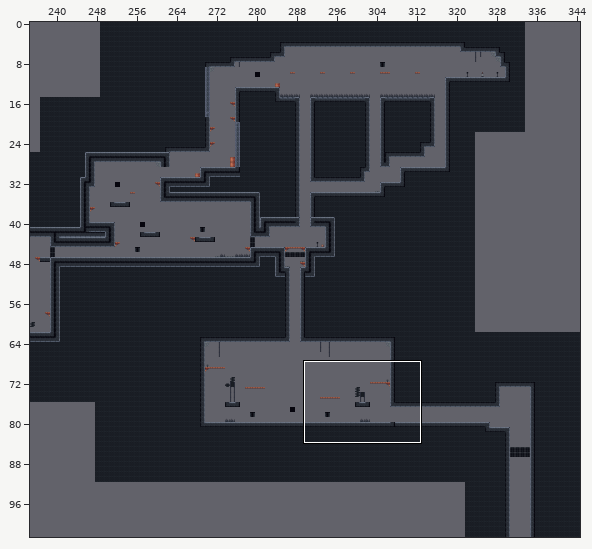
Tiled map, stored at levels/level_data/boss_room.tmx. Above: a wide view before the commit, with the close-up outlined.
Close-up. Old version:
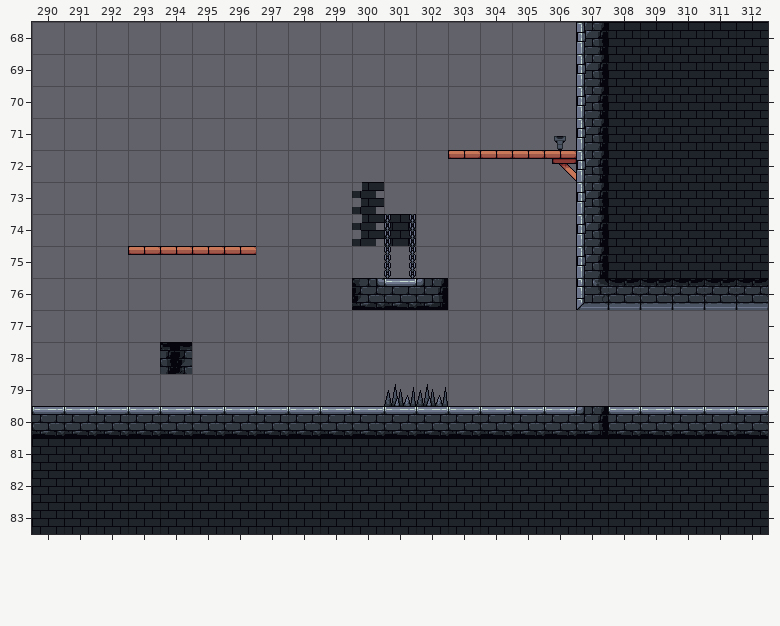
Cells are 32x32 px. Shown: x 290..312, y 68..83. The commit also changed other parts of the map, which this record leaves out.
The result:
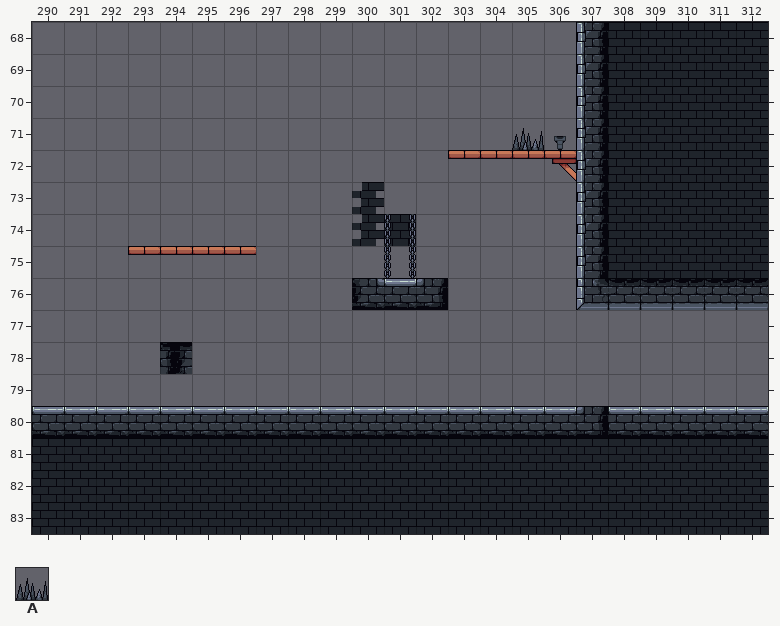
Key: from "damage_tiles": A 0 "big_spikes".
_ is an empty cell, . an unchanged one.
From old to new:
--- layer "damage_tiles"
@@ x 305..305 @@
-71 _
+71 A
@@ x 301..302 @@
-79 AA
+79 __
